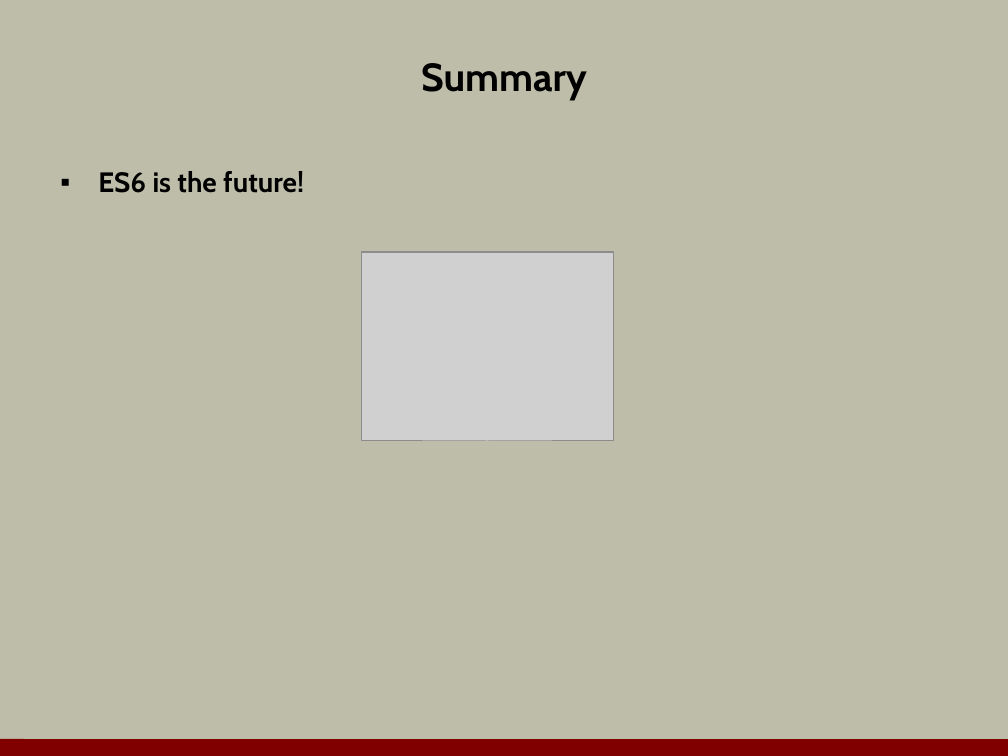
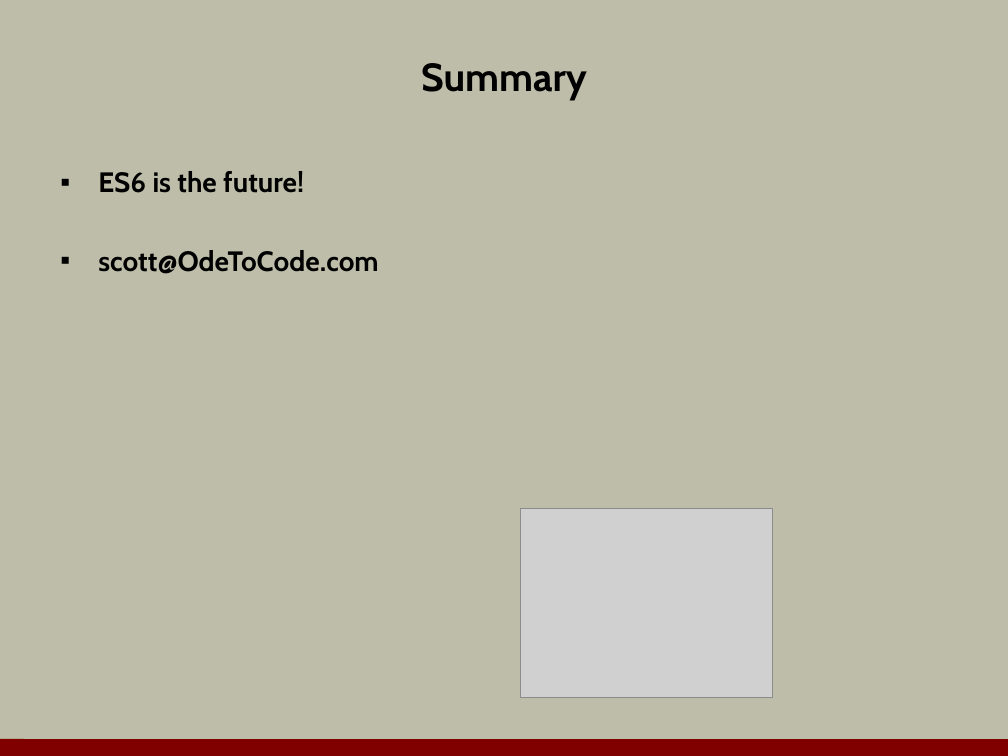
Before and after one commit to OdeToCode/classes, a slide deck: slide 34 of angularjs/slides/11_es6.pptx. Drawn at 1008x756 pixels with LibreOffice and Linux fonts; fonts in the diff are those of the drawing; grey boxes stand for pictures; background and template pictures are left out. Boxes give left, top, right and bottom in pixels: in the first picture for what was removed or moved away, otherwise in the second. Text is boxed around its words. In the diff, an @@ line names an element or a change of style, - is before the commit and + after.

```diff
--- a/angularjs/slides/11_es6.pptx
+++ b/angularjs/slides/11_es6.pptx
@@ text at [98, 250, 378, 274]: paragraph added @@
+▪ scott@OdeToCode.com
@@ picture: place and size @@
-picture at [361, 252, 613, 442]
+picture at [521, 508, 773, 698]
```
Also in this commit, not shown: 1 other slide changed.
